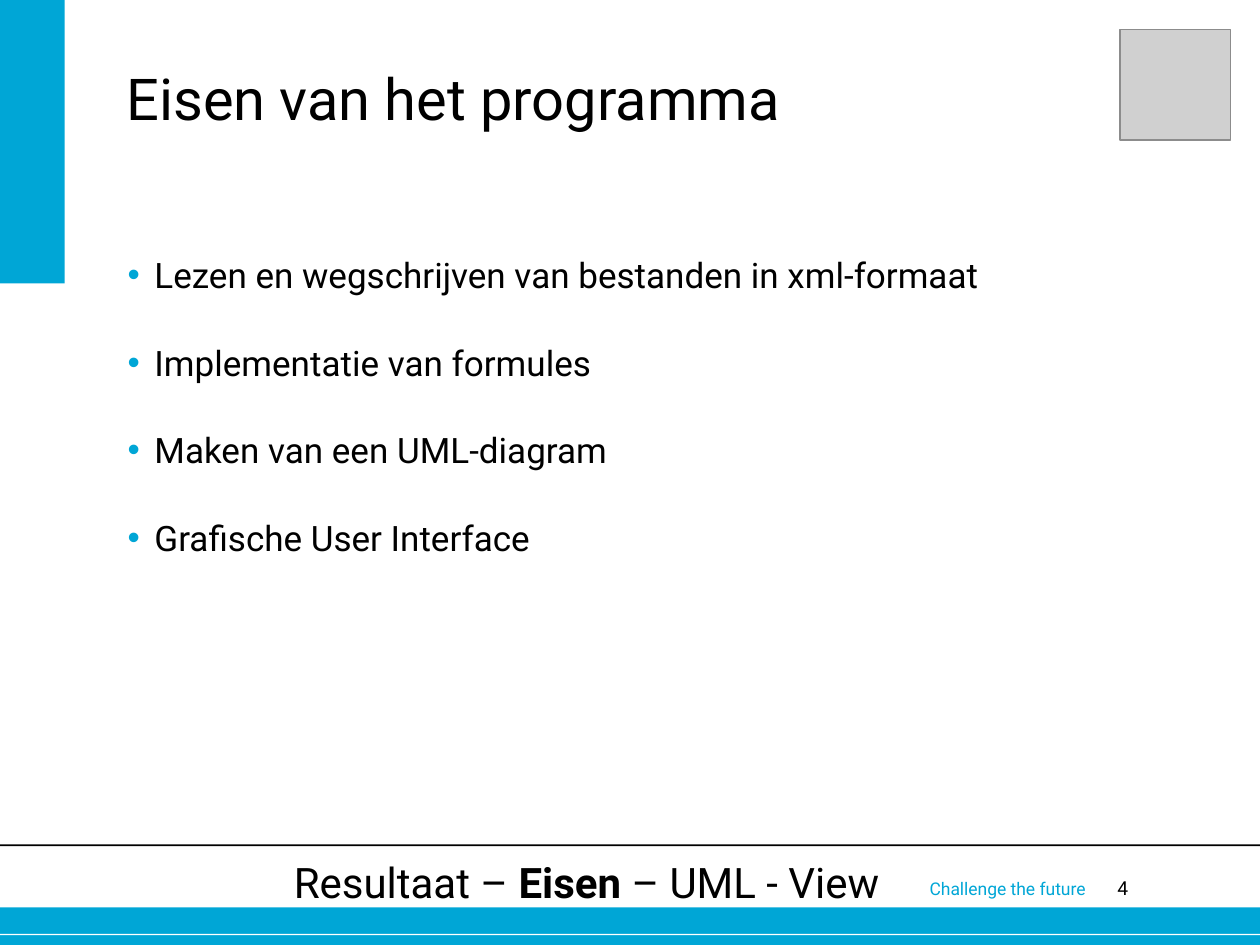
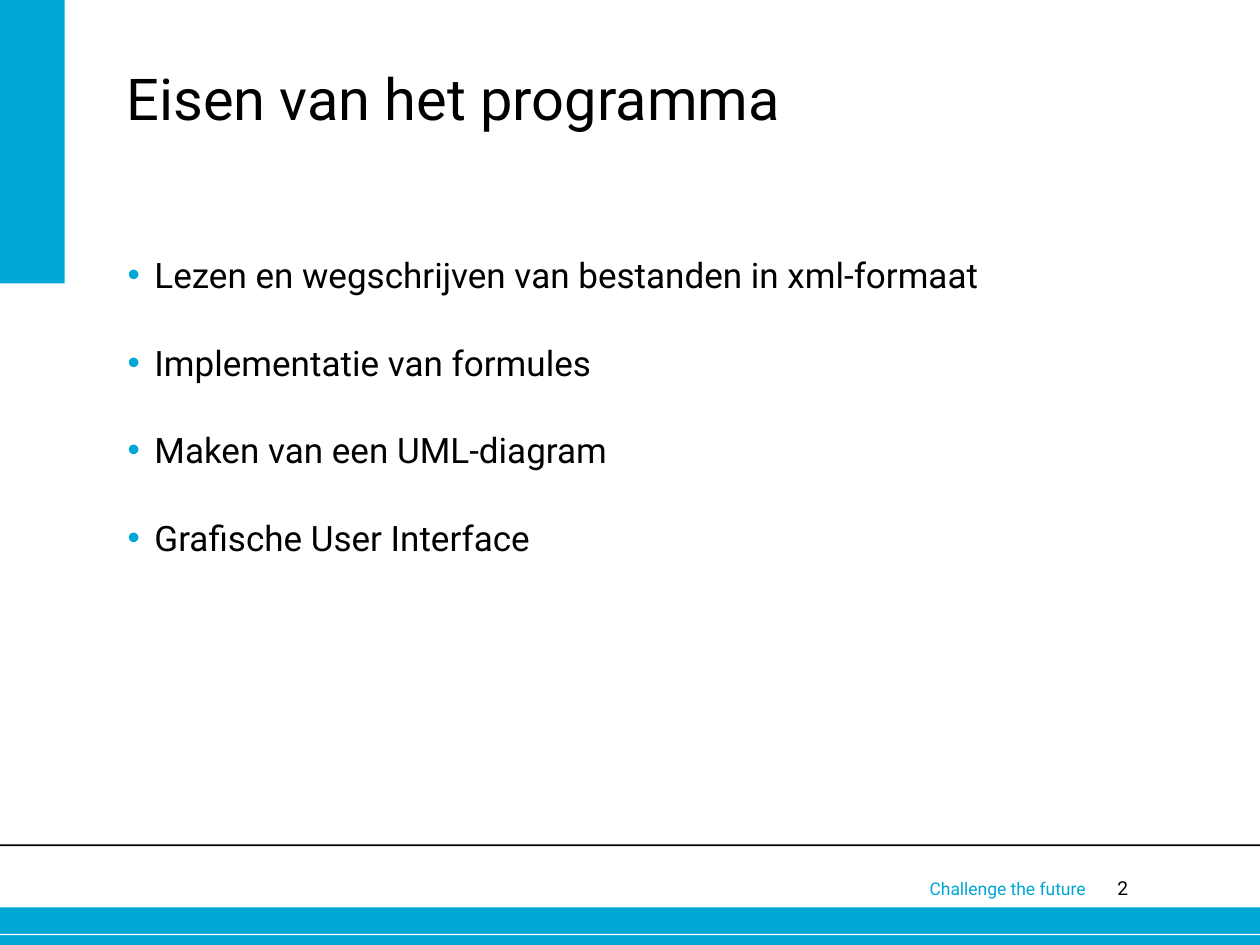
Before and after one commit to foresterre/Spreadsheet, a slide deck: slide 2 of Documents/OOP project presentatie.pptx (slide 4 before the commit). Drawn at 1260x945 pixels with LibreOffice and Linux fonts; fonts in the diff are those of the drawing; grey boxes stand for pictures; background and template pictures are left out. Boxes give left, top, right and bottom in pixels: in the first picture for what was removed or moved away, otherwise in the second. Text is boxed around its words. In the diff, an @@ line names an element or a change of style, - is before the commit and + after.

```diff
--- a/Documents/OOP project presentatie.pptx
+++ b/Documents/OOP project presentatie.pptx
@@ picture removed at [1120, 30, 1231, 141] @@
@@ text removed at [294, 866, 879, 908] @@
-Resultaat – Eisen – UML - View
@@ page number at [1117, 881, 1128, 895]: text changed @@
-4
+2
```
Also in this commit, not shown: 2 other slides changed, 8 slides added, 20 slides removed.
